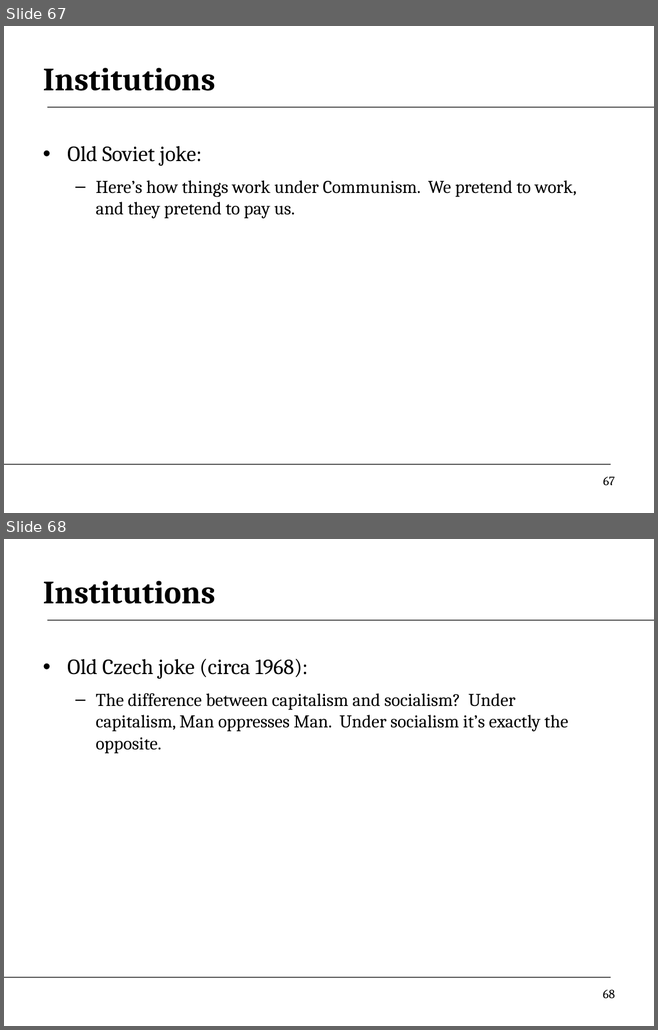
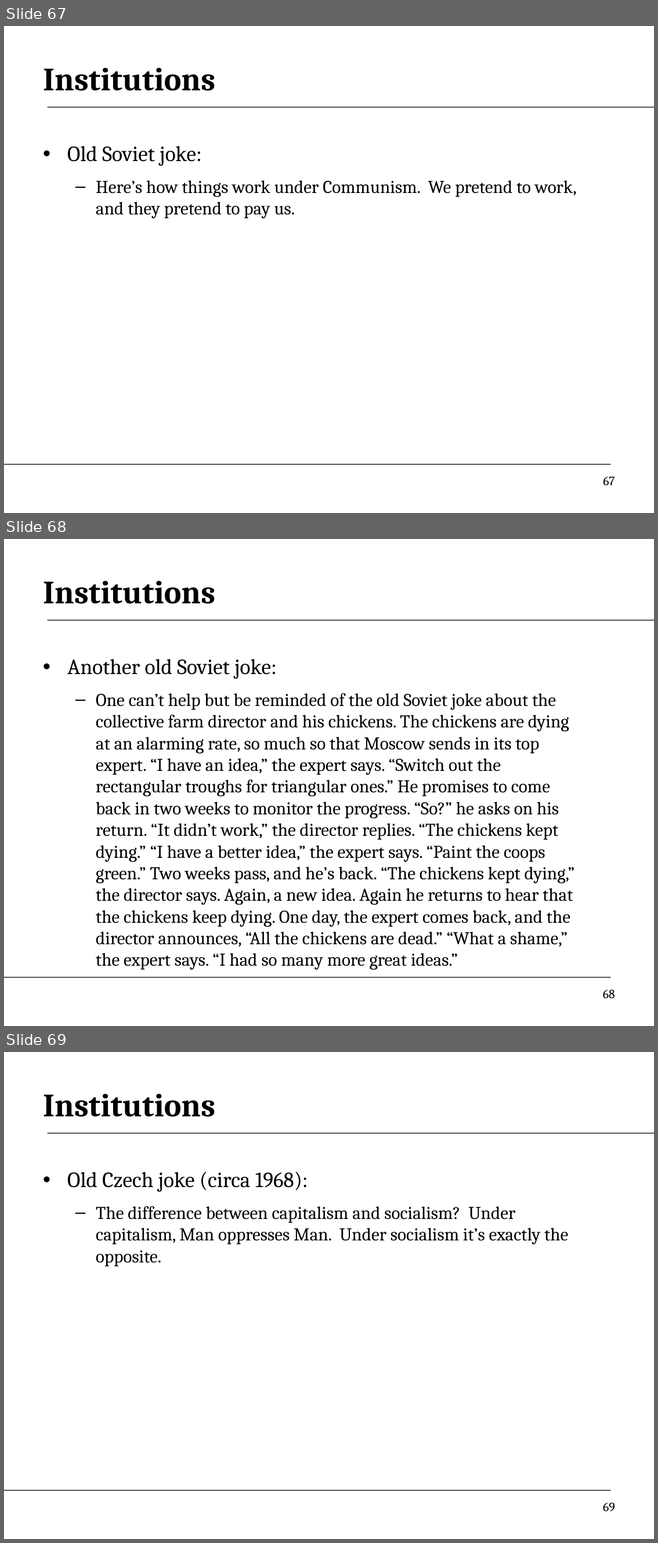
Before and after one commit to DaveBackus/Global_Economy, a slide deck: Slides/slides_growth2_f14.pptx. Shown one above the other, each under a label of ours: slides 67 and 68 before the commit, slides 67, 68 and 69 after it. The pictures are 658x1030 and 658x1543 pixels, drawn with LibreOffice and Linux fonts; fonts in the diff are those of the drawing. Boxes give left, top, right and bottom in pixels: in the first picture for what was removed or moved away, otherwise in the second. Text is boxed around its words. In the diff, an @@ line names an element or a change of style, - is before the commit and + after.

```diff
--- a/Slides/slides_growth2_f14.pptx
+++ b/Slides/slides_growth2_f14.pptx
@@ slide 68 added at (4,539,654,1026), background #FFFFFF; not listed: 2 template elements that a slide beside it also shows @@
@@ title added at (43,581,215,604), 36 pt, text #000000, bold @@
+Institutions
@@ text added at (67,659,574,970), 20 pt, text #000000 @@
+• Another old Soviet joke:
+  – One can’t help but be reminded of the old Soviet joke about the collective farm director and his chickens. The chickens are dying at an alarming rate, so much so that Moscow sends in its top expert. “I have an idea,” the expert says. “Switch out the rectangular troughs for triangular ones.” He promises to come back in two weeks to monitor the progress. “So?” he asks on his return. “It didn’t work,” the director replies. “The chickens kept dying.” “I have a better idea,” the expert says. “Paint the coops green.” Two weeks pass, and he’s back. “The chickens kept dying,” the director says. Again, a new idea. Again he returns to hear that the chickens keep dying. One day, the expert comes back, and the director announces, “All the chickens are dead.” “What a shame,” the expert says. “I had so many more great ideas.”
@@ page number added at (603,990,615,998), 14 pt, text #000000 @@
+68
@@ what was slide 68 is now slide 69 @@
@@ page number at (603,1503,615,1511): text changed @@
-68
+69
```
Also in this commit, not shown: 2 other files.
